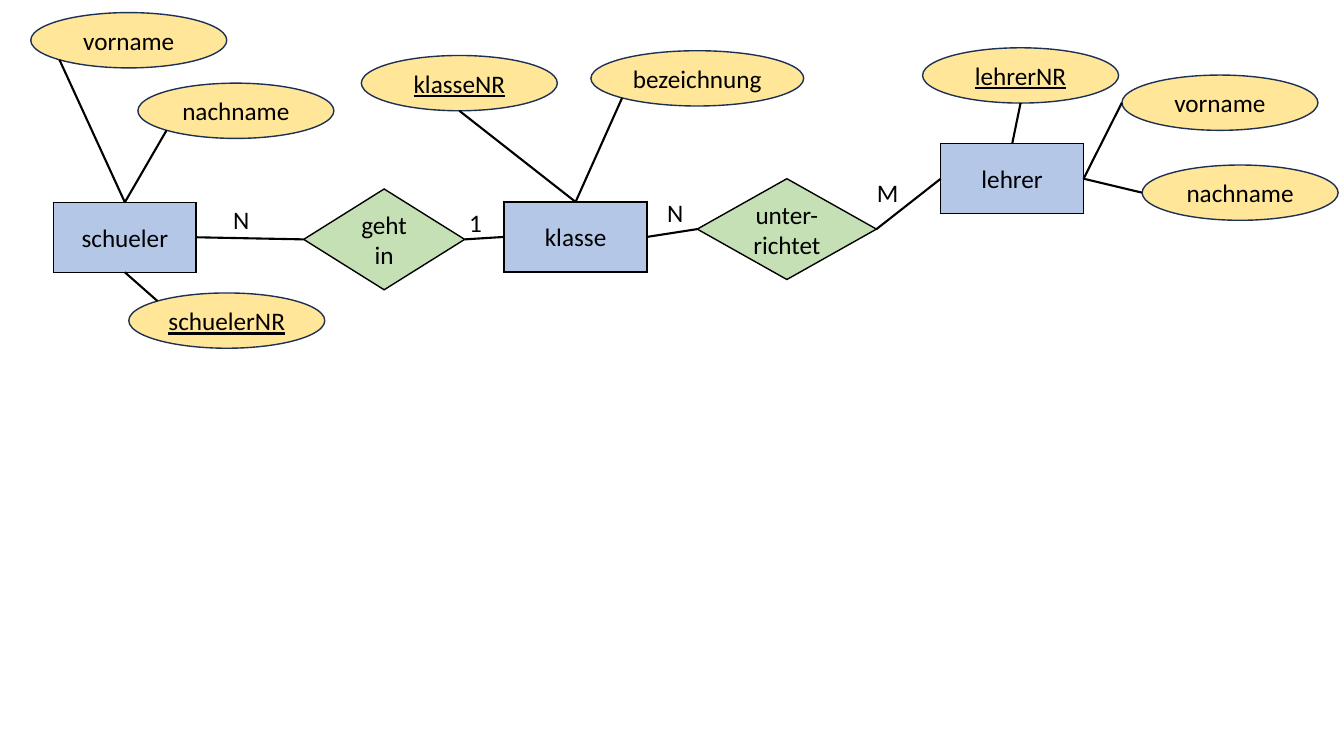
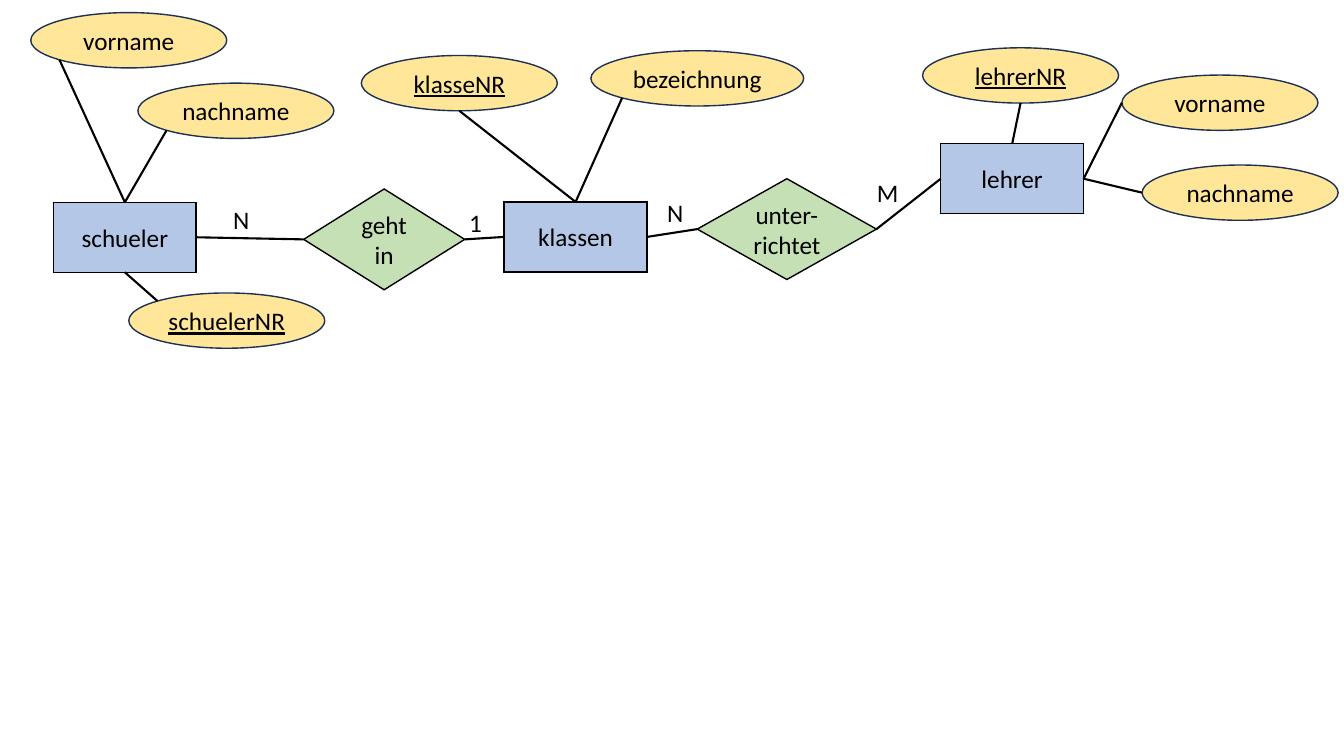
Before and after one commit to hoerm007/DatenbankenSkript_KaufmBK_BW, a slide deck: slide 8 of pics/ERMs.pptx. Drawn at 1344x756 pixels with LibreOffice and Linux fonts; fonts in the diff are those of the drawing. Boxes give left, top, right and bottom in pixels: in the first picture for what was removed or moved away, otherwise in the second. Text is boxed around its words. In the diff, an @@ line names an element or a change of style, - is before the commit and + after.

```diff
--- a/pics/ERMs.pptx
+++ b/pics/ERMs.pptx
@@ text in rectangle at (538,228,613,246): text changed @@
-klasse
+klassen
```
Also in this commit, not shown: 6 other slides changed, 1 slide added, 38 other files.
